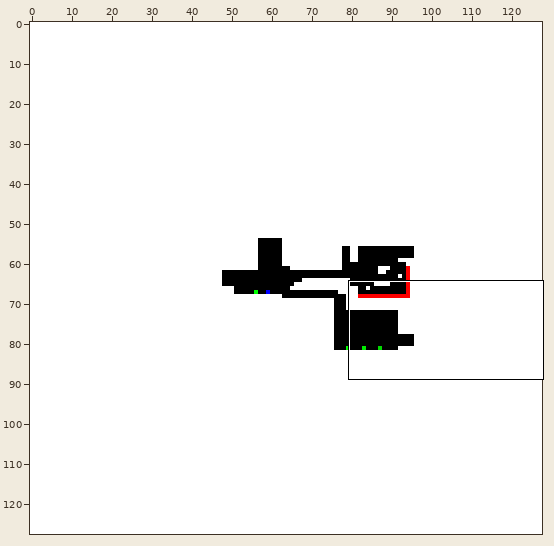
Two versions of one sprite sheet, maps/introtest-zach1.png. Above: a wide view before the commit, with the close-up outlined.
Close-up. The starting point:
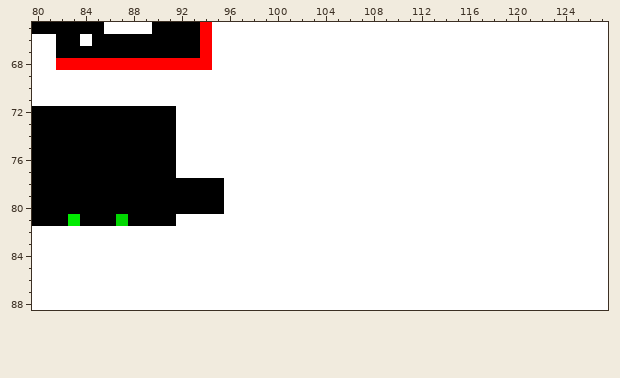
The file is 128x128 pixels. Shown: x 80..127, y 65..88. The commit also changed other parts of the picture, which this record leaves out.
After:
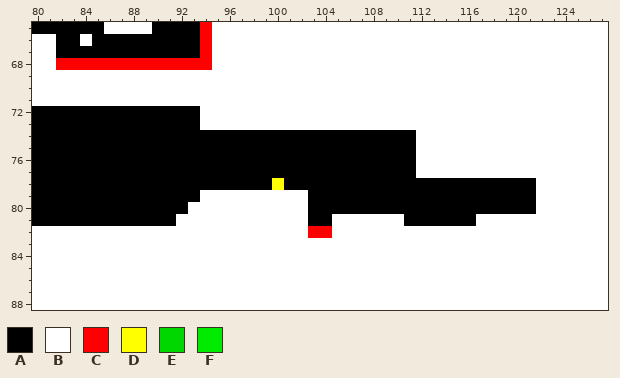
Palette (. is transparent): A #000000  B #ffffff  C #ff0000  D #ffff00  E #00d700  F #00eb00
The edit:
Colour B becomes colour A in rows 72 to 73 at x 92 to 93; in rows 74 to 77 at x 92 to 111; in row 78 at x 96 to 99 and 101 to 121; in rows 79 to 80 at x 103 to 121; in row 81 at x 103 to 104 and 111 to 116.
Colour E becomes colour A in row 81 at x 87.
Colour F becomes colour A in row 81 at x 83.
Colour A becomes colour B in row 79 at x 94 to 95; in row 80 at x 93 to 95.
Colour B becomes colour C in row 82 at x 103 to 104.
Colour B becomes colour D in row 78 at x 100.
Boxes around the changes in both close-ups, in picture pixels (x1, y1, x2, y2):
changed: (176, 106, 536, 238)
changed: (68, 214, 128, 226)
